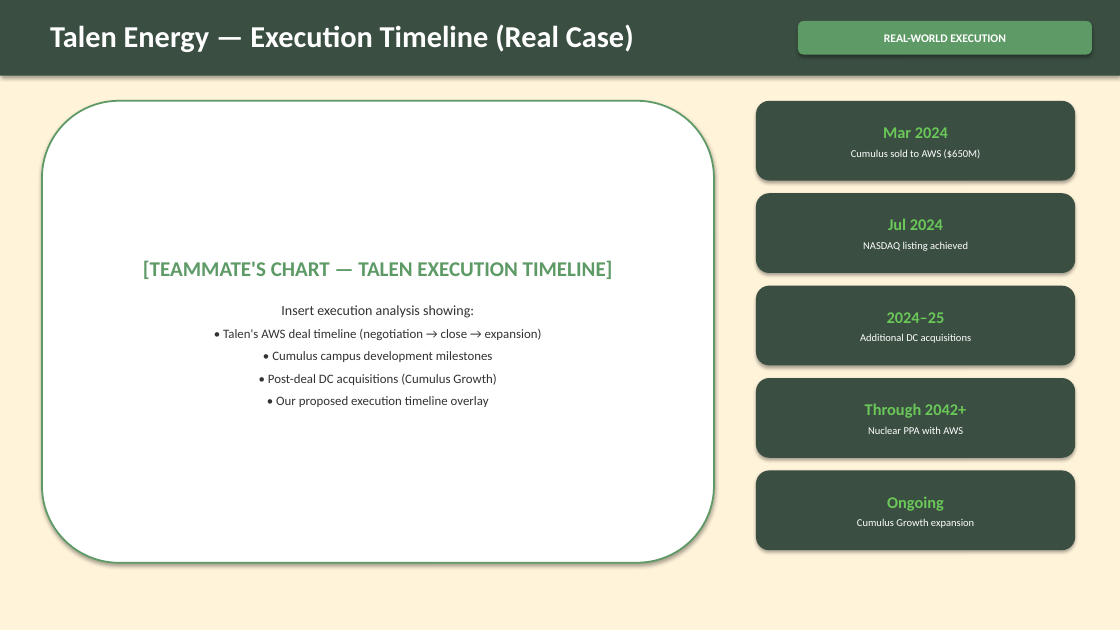
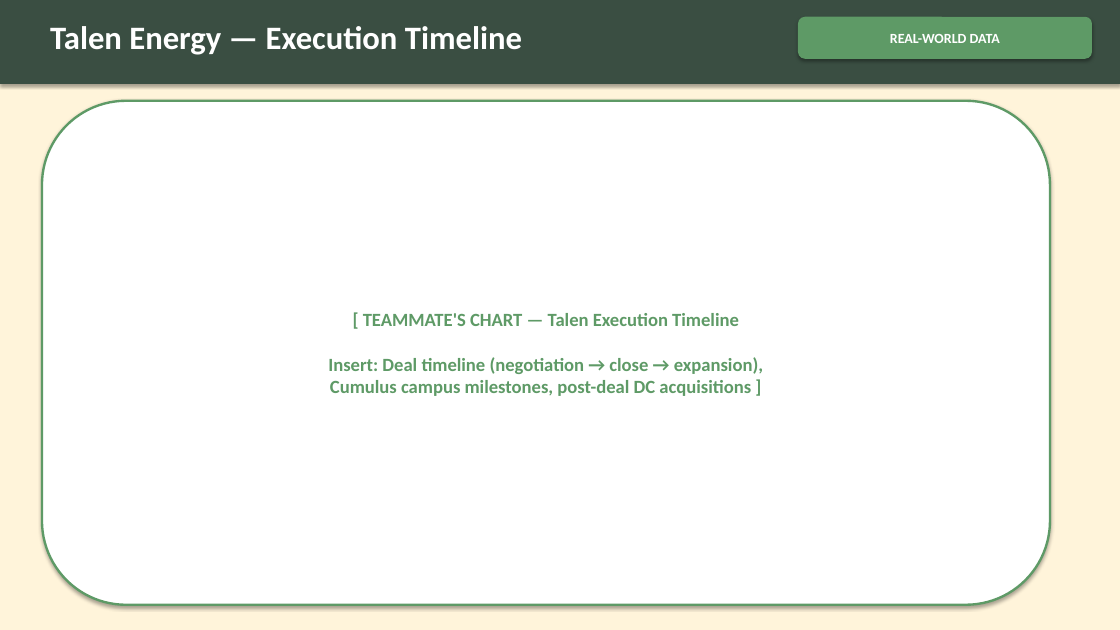
Before and after one commit to Anhiune/NAPE_Competition_Case, a slide deck: slide 10 of NAPE_Final_Presentation.pptx. Drawn at 1120x630 pixels with LibreOffice and Linux fonts; fonts in the diff are those of the drawing. Boxes give left, top, right and bottom in pixels: in the first picture for what was removed or moved away, otherwise in the second. Text is boxed around its words. In the diff, an @@ line names an element or a change of style, - is before the commit and + after.

Commit message:
Rebuilt PPTX: PNG charts, bigger fonts, less text, strict framework

```diff
--- a/NAPE_Final_Presentation.pptx
+++ b/NAPE_Final_Presentation.pptx
@@ rectangle: place and size @@
-rectangle at (0,0,1120,76)
+rectangle at (0,0,1120,84)
@@ text at (50,26,522,55): text changed; size 26 to 28 pt @@
-Talen Energy — Execution Timeline (Real Case)
+Talen Energy — Execution Timeline
@@ rounded rectangle "REAL-WORLD DATA": place and size @@
-rounded rectangle "REAL-WORLD DATA" at (798,21,1092,55)
+rounded rectangle "REAL-WORLD DATA" at (798,17,1092,59)
@@ text in rounded rectangle at (890,34,1000,43): text changed; size 10 to 12 pt @@
-REAL-WORLD EXECUTION
+REAL-WORLD DATA
@@ rounded rectangle "[ TEAMMATE'S CHART — Talen ...": place and size @@
-rounded rectangle "[ TEAMMATE'S CHART — Talen ..." at (42,101,714,563)
+rounded rectangle "[ TEAMMATE'S CHART — Talen ..." at (42,101,1050,605)
@@ rounded rectangle "[ TEAMMATE'S CHART — Talen ..." at (42,101,1050,605): outline #5E9A66 1.5 pt to #5E9A66 2 pt @@
@@ rounded rectangle removed at (756,101,1075,181) @@
-Mar 2024
-Cumulus sold to AWS ($650M)
@@ rounded rectangle removed at (756,193,1075,273) @@
-Jul 2024
-NASDAQ listing achieved
@@ rounded rectangle removed at (756,286,1075,365) @@
-2024–25
-Additional DC acquisitions
@@ text in rounded rectangle at (328,313,763,396): text changed; size 11 to 16 pt; text colour #323232 to #5E9A66; bold on @@
-[TEAMMATE'S CHART — TALEN EXECUTION TIMELINE]
-Insert execution analysis showing:
-• Talen's AWS deal timeline (negotiation → close → expansion)
-• Cumulus campus development milestones
-• Post-deal DC acquisitions (Cumulus Growth)
-• Our proposed execution timeline overlay
+[ TEAMMATE'S CHART — Talen Execution Timeline
+Insert: Deal timeline (negotiation → close → expansion),
+Cumulus campus milestones, post-deal DC acquisitions ]
@@ rounded rectangle removed at (756,378,1075,458) @@
-Through 2042+
-Nuclear PPA with AWS
@@ rounded rectangle removed at (756,471,1075,550) @@
-Ongoing
-Cumulus Growth expansion
```
Also in this commit, not shown: 13 other slides changed, 1 slide added, 1 slide removed, 1 other file.
